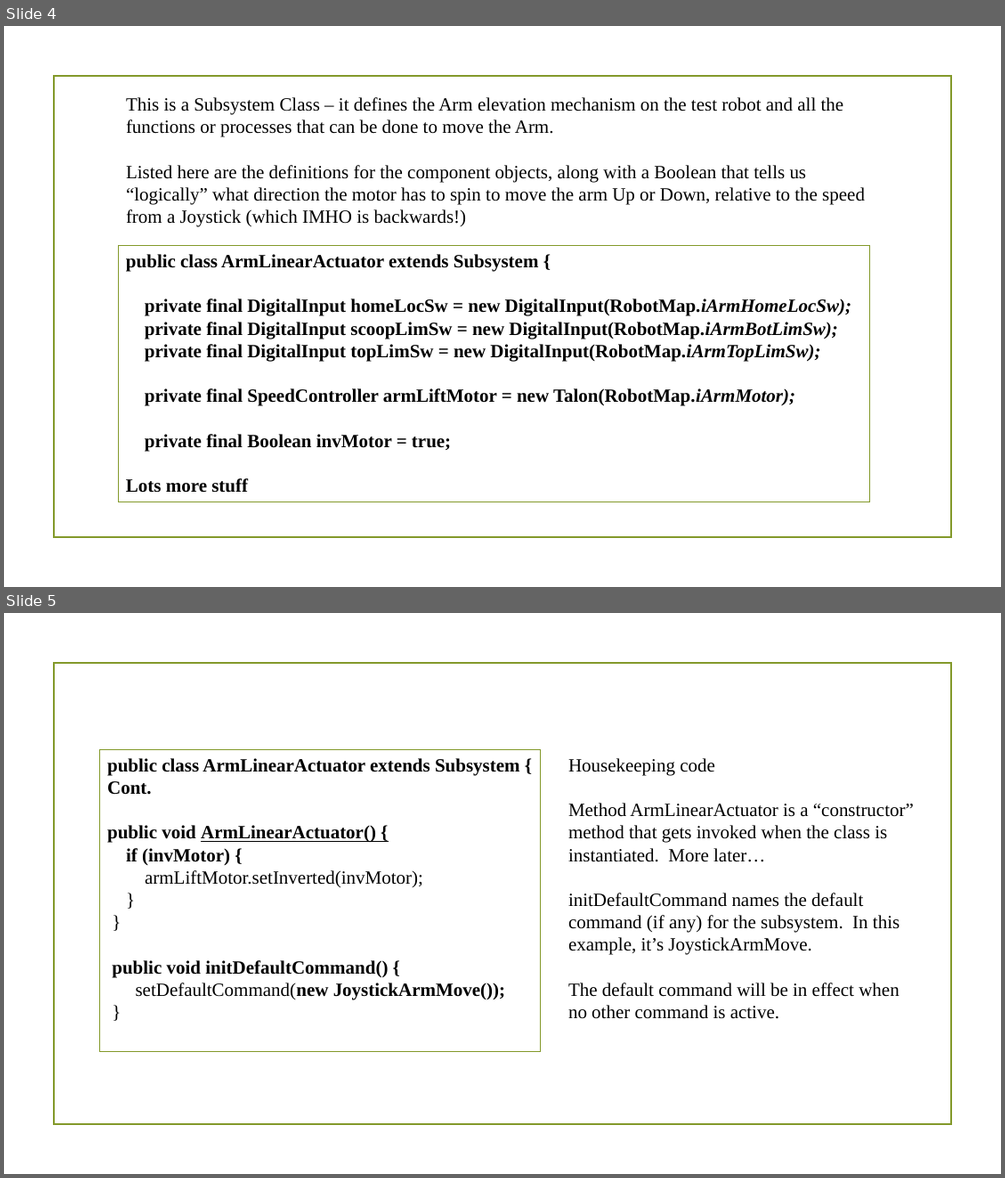
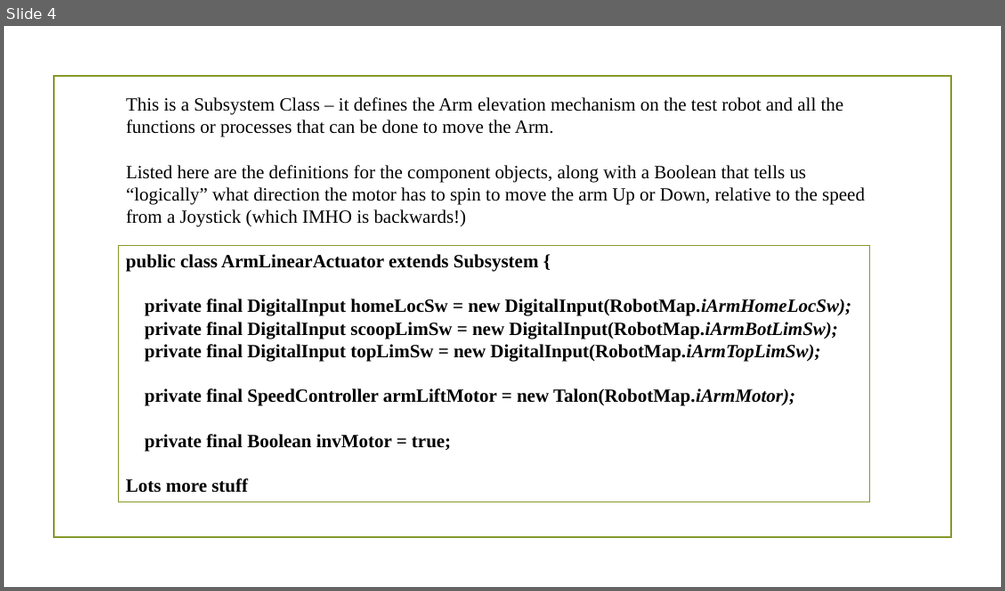
Before and after one commit to 4662FRCRobotics/Training, a slide deck: Object Oriented Programming FRC Context ArmSystem P2.pptx. Shown one above the other, each under a label of ours: slides 4 and 5 before the commit, slide 4 after it. The pictures are 1005x1178 and 1005x591 pixels, drawn with LibreOffice and Linux fonts; fonts in the diff are those of the drawing; background and template pictures are left out. Boxes give left, top, right and bottom in pixels: in the first picture for what was removed or moved away, otherwise in the second. Text is boxed around its words. In the diff, an @@ line names an element or a change of style, - is before the commit and + after.

Commit message:
Add eclipse presentations
eclipse screen shots presentations
ArmSystem p2 initialize example

```diff
--- a/Object Oriented Programming FRC Context ArmSystem P2.pptx
+++ b/Object Oriented Programming FRC Context ArmSystem P2.pptx
@@ slide 5 removed at (4, 613, 1001, 1174), background picture (left out); not listed: 1 template element that a slide beside it also shows @@
@@ rectangle removed at (100, 749, 540, 1051) @@
-public class ArmLinearActuator extends Subsystem {
-Cont.
-public void ArmLinearActuator() {
-if (invMotor) {
-armLiftMotor.setInverted(invMotor);
-}
-}
-public void initDefaultCommand() {
-setDefaultCommand(new JoystickArmMove());
-}
@@ text removed at (568, 758, 914, 1019) @@
-Housekeeping code
-Method ArmLinearActuator is a “constructor” method that gets invoked when the class is instantiated. More later…
-initDefaultCommand names the default command (if any) for the subsystem. In this example, it’s JoystickArmMove.
-The default command will be in effect when no other command is active.
```
Also in this commit, not shown: 4 slides changed, 4 slides added, 2 other slides removed, 4 other files.
